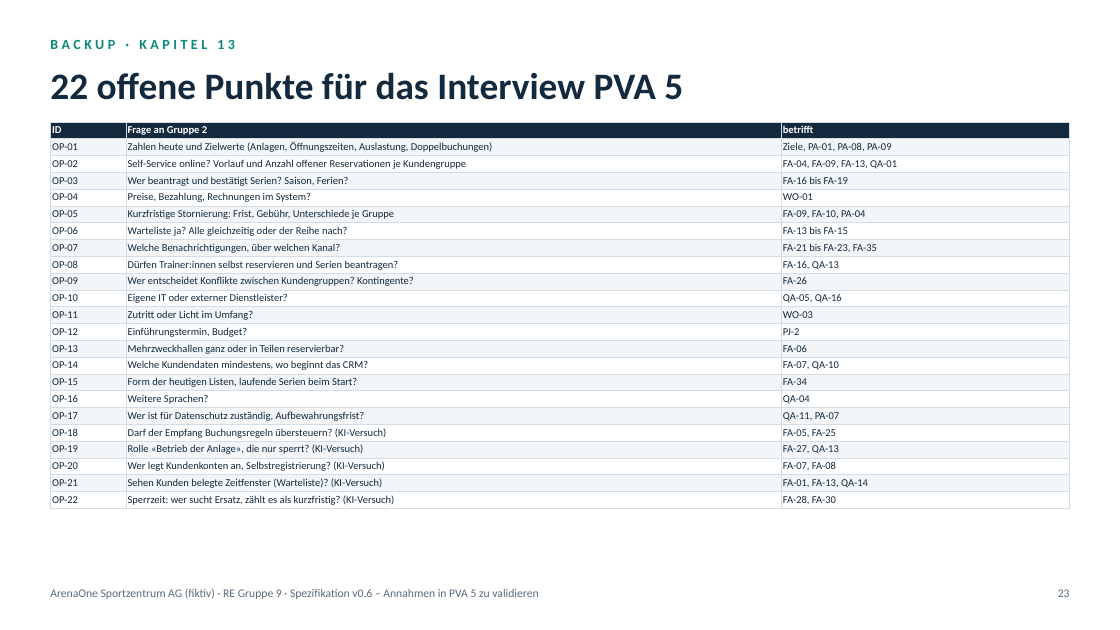
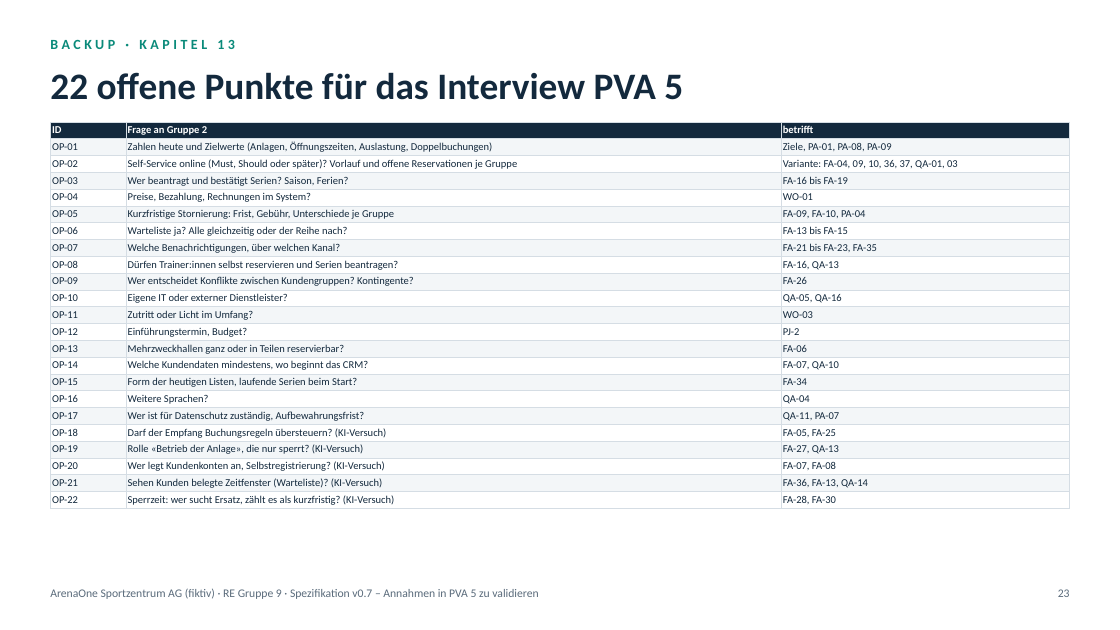
Before and after one commit to gotazlib/abgaben, a slide deck: slide 23 of requirements-engineering/re-arenaone/praesentation-pva9-10/RE_ArenaOne_Loesung.pptx. Drawn at 1120x630 pixels with LibreOffice and Linux fonts; fonts in the diff are those of the drawing. Boxes give left, top, right and bottom in pixels: in the first picture for what was removed or moved away, otherwise in the second. Text is boxed around its words. In the diff, an @@ line names an element or a change of style, - is before the commit and + after.

Commit message:
Requirements Engineering: ArenaOne Spezifikation v0.7 (Kernprozess ohne Self-Service), Leitfaden mit Muss-Fragen, Bestätigungsliste

```diff
--- a/requirements-engineering/re-arenaone/praesentation-pva9-10/RE_ArenaOne_Loesung.pptx
+++ b/requirements-engineering/re-arenaone/praesentation-pva9-10/RE_ArenaOne_Loesung.pptx
@@ table at [50, 122, 1070, 509] @@
-row 3, column 2: Self-Service online? Vorlauf und Anzahl offener Reservationen je Kundengruppe
+row 3, column 2: Self-Service online (Must, Should oder später)? Vorlauf und offene Reservationen je Gruppe
-row 3, column 3: FA-04, FA-09, FA-13, QA-01
+row 3, column 3: Variante: FA-04, 09, 10, 36, 37, QA-01, 03
-row 22, column 3: FA-01, FA-13, QA-14
+row 22, column 3: FA-36, FA-13, QA-14
@@ text at [50, 588, 538, 599]: text changed @@
-ArenaOne Sportzentrum AG (fiktiv) · RE Gruppe 9 · Spezifikation v0.6 – Annahmen in PVA 5 zu validieren
+ArenaOne Sportzentrum AG (fiktiv) · RE Gruppe 9 · Spezifikation v0.7 – Annahmen in PVA 5 zu validieren
```
Also in this commit, not shown: 24 other slides changed, 44 other files.
